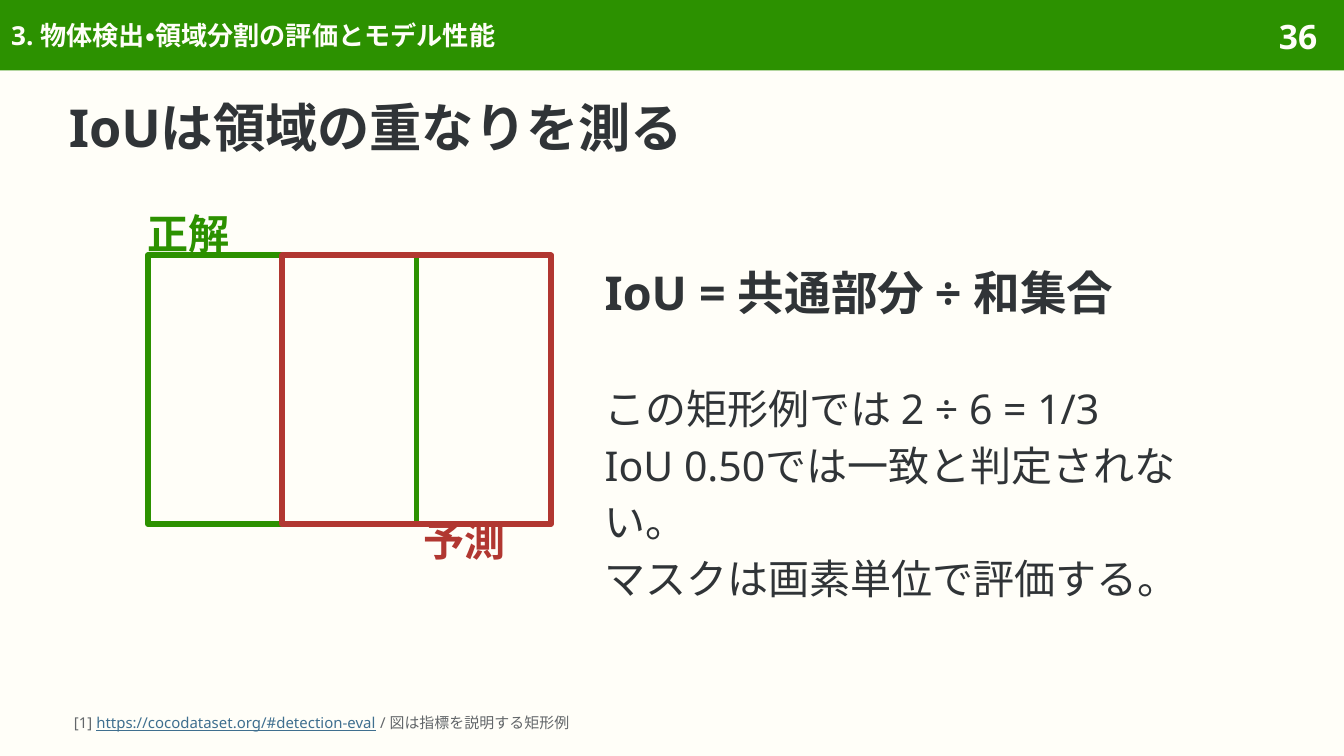
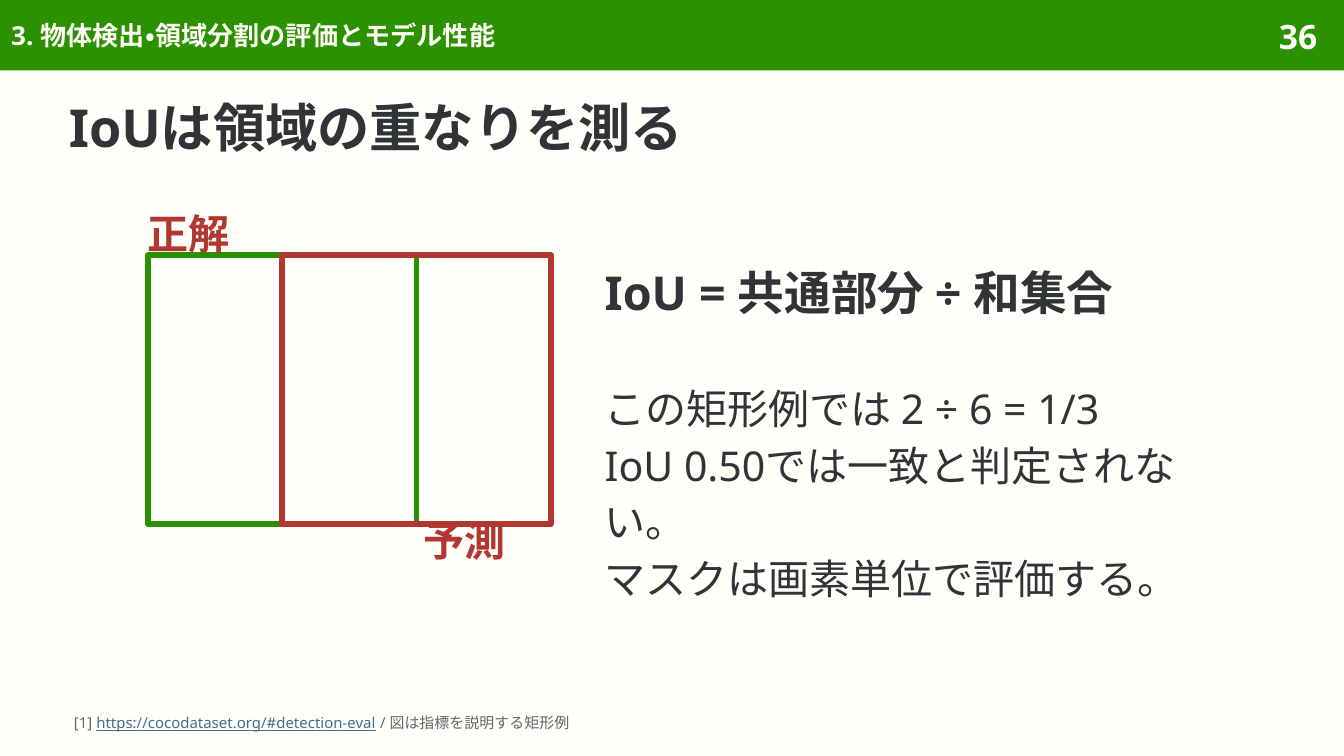
Before and after one commit to sasakiy84/datasets-in-10-minutes, a slide deck: slide 36 of slides/datasets-in-10-minutes-coco.pptx. Drawn at 1344x756 pixels with LibreOffice and Linux fonts; fonts in the diff are those of the drawing. Boxes give left, top, right and bottom in pixels: in the first picture for what was removed or moved away, otherwise in the second. Text is boxed around its words. In the diff, an @@ line names an element or a change of style, - is before the commit and + after.

```diff
--- a/slides/datasets-in-10-minutes-coco.pptx
+++ b/slides/datasets-in-10-minutes-coco.pptx
@@ text "正解" at [148, 214, 230, 260]: text colour #2C9100 to #B13731 @@
```
Also in this commit, not shown: 6 other files.
